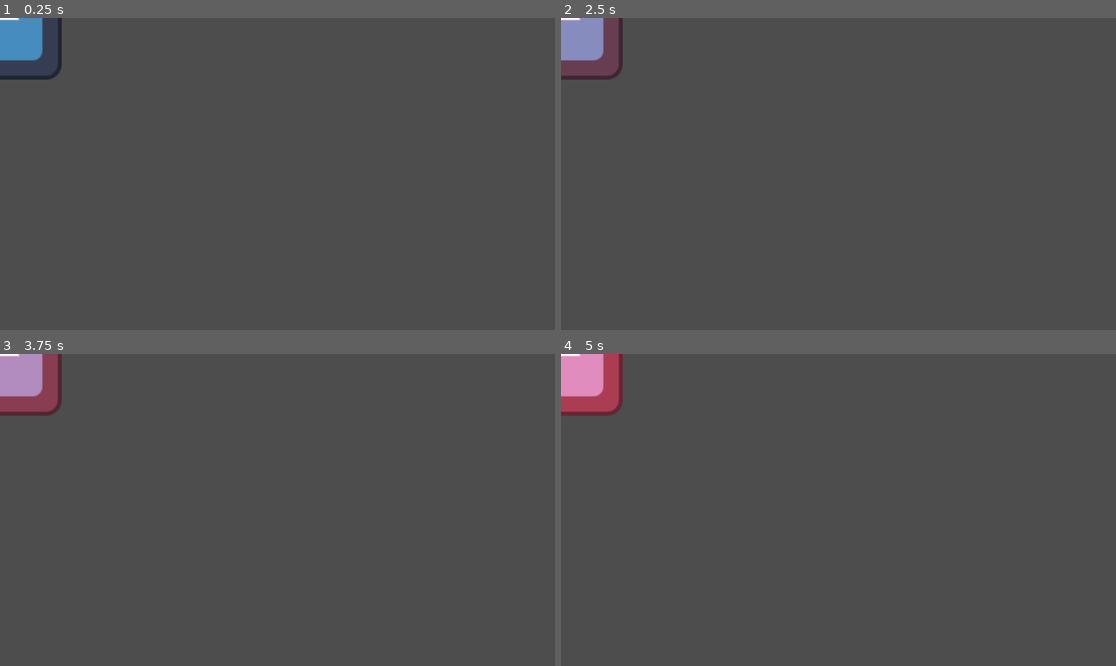
Above: before the commit, frames 1-4 (two rows, left to right).
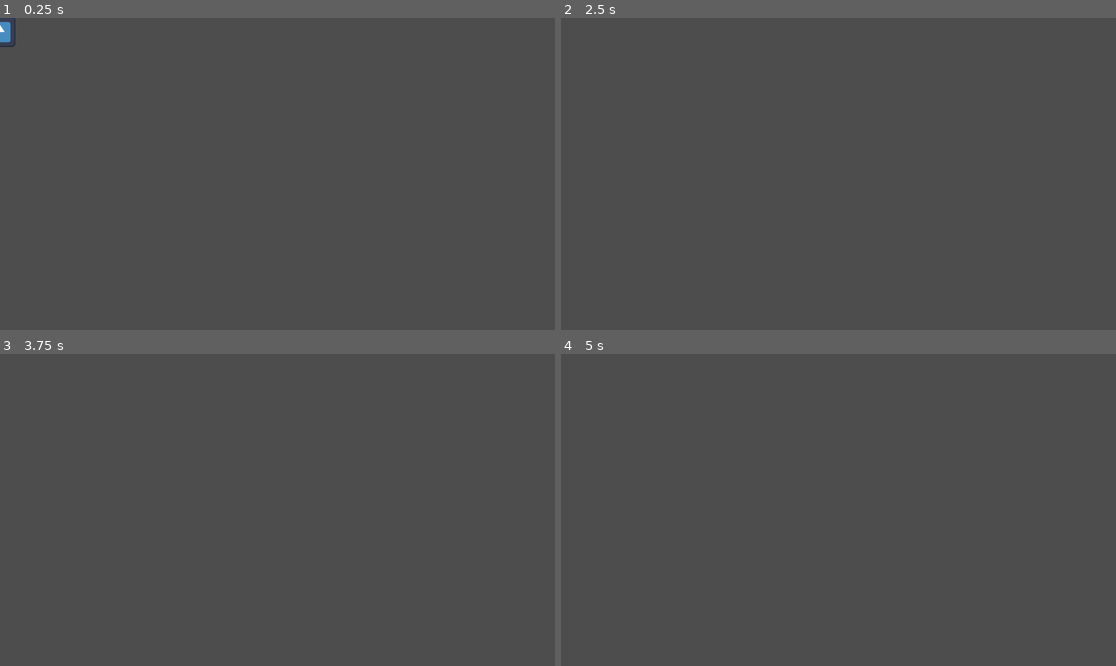
Above: after the commit, the same moments.

Repository: ElectricMolasses/PSGameJam
Game: Godot game, scene res://Weapons/PongWeapon/pong_weapon.tscn
The game is run twice, just before and just after one commit, with the same random seed, the same clock (stepped at 60 frames per second) and the same inputs. The engine's default icon, where the game draws it, is replaced by a stand-in: a white triangle on a blue panel in a dark square.
Inputs (mouse positions are in pixels of both pictures, inside the frame that each line leads up to):
- Up to frame 1 (0.25 s): no input
- Up to frame 2 (2.5 s): move the mouse to (960, 158) at 0.52 s; click (960, 158) at 0.67 s; tap Enter at 1.25 s; drag from (727, 189) to (810, 236) at 1.27 s; tap Space at 2 s; move the mouse to (894, 105) at 2.02 s; click (894, 105) at 2.17 s
- Up to frame 3 (3.75 s): tap Enter at 2.75 s; drag from (249, 572) to (111, 463) at 2.77 s; tap Space at 3.5 s; move the mouse to (444, 556) at 3.52 s; click (444, 556) at 3.67 s
- Up to frame 4 (5 s): tap Enter at 4.25 s; drag from (672, 463) to (755, 432) at 4.27 s

The runs differ from the first frame. In frame 1, 1.3% of the frame differs, in the area x 0-12%, y 0-20%; in frame 2, 2.1%; in frame 3, 2.2%; in frame 4, 2.2%.

Commit message:
- The book now has an injectable aim node. - The book will now begin with an initial trajectory based on the   location of the aim node relative to itself. - The book will now be affected by gravity while in THROWN mode.

Diff:
--- a/Weapons/PongWeapon/State/state_thrown.gd
+++ b/Weapons/PongWeapon/State/state_thrown.gd
@@ -5,6 +5,7 @@
 
 var weapon: PongWeapon
 var velocity: float = 0
+var initial_trajectory: Vector2
 
 var exiting: bool = false
 
@@ -21,22 +22,18 @@
 	weapon.collision_mask = 0 # Enemy, Terrain and player
 
 	velocity = velocity * weapon.velocity_mul
+	initial_trajectory = weapon.get_aim_vector()
 
 func exit() -> void:
 	velocity = 0
 	exiting = true
 
-func run_process(delta: float) -> void:
-	pass
-
 func run_physics_process(delta: float) -> void:
-	weapon.apply_force(Vector2(velocity, 0) * delta)
-	velocity -= (velocity * 0.1 * delta)
+	weapon.apply_force(initial_trajectory * velocity * delta)
+	velocity -= (velocity * 0.5 * delta)
 	# Toggle a flag once the weapon exits the players collider
 	# This will let the player catch the weapon on the next collision
 
-func run_integrate_forces(state: PhysicsDirectBodyState2D) -> void:
-	pass
-
+@warning_ignore("shadowed_variable")
 func set_weapon(weapon: PongWeapon) -> void:
 	self.weapon = weapon
--- a/Weapons/PongWeapon/Tests/pong_weapon_test.tscn
+++ b/Weapons/PongWeapon/Tests/pong_weapon_test.tscn
@@ -1,13 +1,11 @@
 [gd_scene load_steps=3 format=3 uid="uid://cfrogia3yllwu"]
 
 [ext_resource type="PackedScene" uid="uid://bfb2ggi0rsmgc" path="res://Weapons/PongWeapon/pong_weapon.tscn" id="1_vo6si"]
-[ext_resource type="Script" uid="uid://bxmp11p51ujxo" path="res://Weapons/chase_node_test.gd" id="2_ijj6f"]
+[ext_resource type="Script" uid="uid://bxmp11p51ujxo" path="res://Weapons/follow_mouse.gd" id="2_ijj6f"]
 
 [node name="PongWeaponTest" type="Node2D"]
 
 [node name="PongWeapon" parent="." node_paths=PackedStringArray("chase_node") instance=ExtResource("1_vo6si")]
-velocity_mul = 2000.0
-weapon_width = 64
 chase_node = NodePath("../ChaseNode")
 
 [node name="ChaseNode" type="Node2D" parent="."]
--- /dev/null
+++ b/Weapons/PongWeapon/Tests/pong_weapon_throw_test.tscn
@@ -0,0 +1,18 @@
+[gd_scene load_steps=3 format=3 uid="uid://nh8m7e0kg4ka"]
+
+[ext_resource type="PackedScene" uid="uid://bfb2ggi0rsmgc" path="res://Weapons/PongWeapon/pong_weapon.tscn" id="1_g4cre"]
+[ext_resource type="Script" uid="uid://bxmp11p51ujxo" path="res://Weapons/follow_mouse.gd" id="2_qi4ux"]
+
+[node name="PongWeaponThrownTest" type="Node2D"]
+
+[node name="WeaponBody" parent="." node_paths=PackedStringArray("chase_node", "aim_node") instance=ExtResource("1_g4cre")]
+mass = 2.0
+velocity_mul = 500.0
+chase_node = NodePath("../ChaseNode")
+aim_node = NodePath("../AimNode")
+
+[node name="ChaseNode" type="Node2D" parent="."]
+position = Vector2(240, 429)
+
+[node name="AimNode" type="Node2D" parent="."]
+script = ExtResource("2_qi4ux")
--- a/Weapons/PongWeapon/Tests/pong_weapon_thrown_test.tscn
+++ /dev/null
@@ -1,7 +0,0 @@
-[gd_scene load_steps=2 format=3 uid="uid://nh8m7e0kg4ka"]
-
-[ext_resource type="PackedScene" uid="uid://bfb2ggi0rsmgc" path="res://Weapons/PongWeapon/pong_weapon.tscn" id="1_yj4t2"]
-
-[node name="PongWeaponThrownTest" type="Node2D"]
-
-[node name="WeaponBody" parent="." instance=ExtResource("1_yj4t2")]
--- a/Weapons/PongWeapon/pong_weapon.gd
+++ b/Weapons/PongWeapon/pong_weapon.gd
@@ -1,9 +1,10 @@
 class_name PongWeapon extends RigidBody2D
 
 @export_group("Weapon properties")
-@export_range(100, 10000) var velocity_mul: float = 1.0
-@export var weapon_width: int = 256
+@export_range(100, 10000) var velocity_mul: float = 2000.0
+@export var weapon_width: int = 64
 @export var chase_node: Node2D
+@export var aim_node: Node2D
 
 @export_group("Test properties")
 @export var initial_state: State
@@ -29,8 +30,6 @@
 	body_collider.shape = CircleShape2D.new()
 	body_collider.shape.radius = weapon_width / 2.0
 
-	self.gravity_scale = 0.0
-
 	state_machine = $StateMachine
 	state_machine.set_weapon(self)
 
@@ -49,3 +48,6 @@
 		global_transform = chase_node.global_transform
 		PhysicsServer2D.body_set_state(get_rid(), PhysicsServer2D.BODY_STATE_TRANSFORM, chase_node.global_transform)
 		reset_physics_interpolation()
+
+func get_aim_vector() -> Vector2:
+	return aim_node.position - self.position
Renamed: Weapons/chase_node_test.gd -> Weapons/follow_mouse.gd
Renamed: Weapons/chase_node_test.gd.uid -> Weapons/follow_mouse.gd.uid
